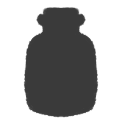
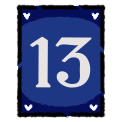
Before/after of a 122 × 122 layered artwork. What changed in the layer stack:
hid group "tornado na garrafa" (8 layers) over [16, 4, 106, 118]
painted on "Pintar camada 22" (1st of 6, in "tornado na garrafa") over [16, 4, 106, 118]
showed group "carta_13" (8 layers) over [16, 4, 106, 118]
showed "carta_13_line", painted on it over [16, 4, 106, 118]
added group "Agrupar 25" with 3 layers in group "carta_13" over [16, 4, 106, 118]
added layer "Pintar camada 26" in group "Agrupar 25" over [16, 4, 106, 118]
showed "carta_13_pintura", moved it into group "Agrupar 25", painted on it over [16, 4, 106, 118]
showed "carta_13_outline", painted on it over [16, 4, 106, 118]
